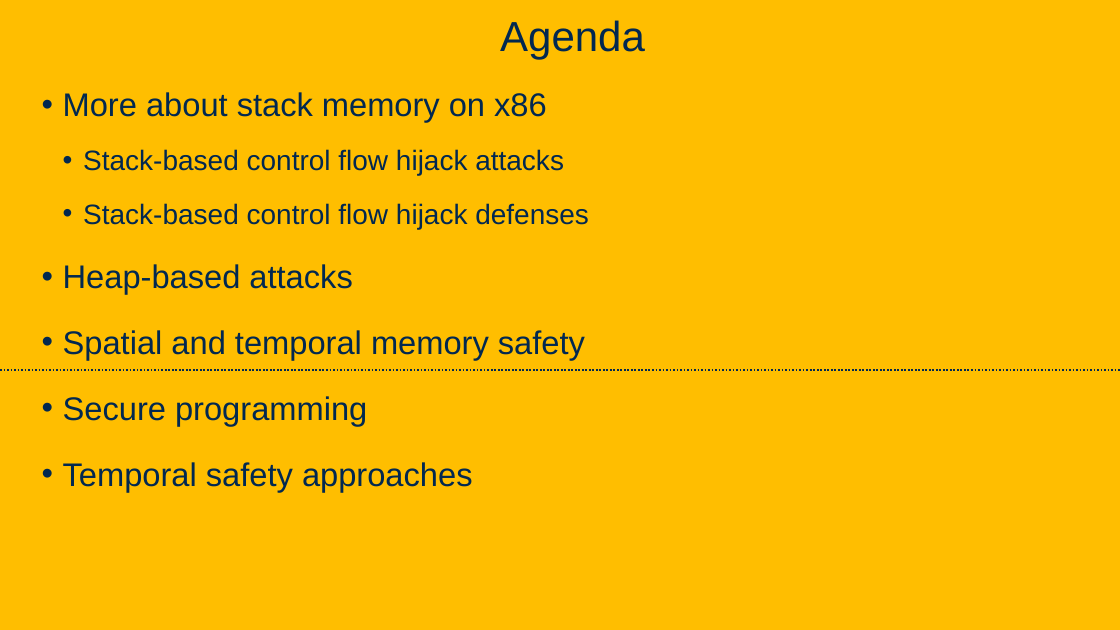
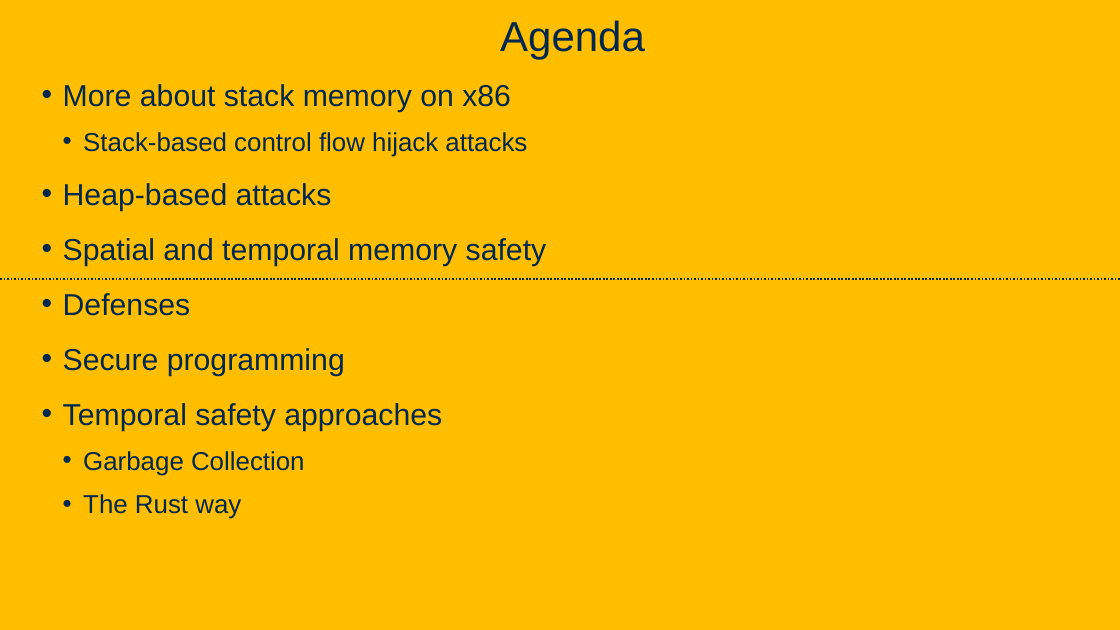
Before and after one commit to davsec-teaching/ecs160-f25, a slide deck: slide 23 of slides/9_software_security.pptx (slide 27 before the commit). Drawn at 1120x630 pixels with LibreOffice and Linux fonts; fonts in the diff are those of the drawing; background and template pictures are left out. Boxes give left, top, right and bottom in pixels: in the first picture for what was removed or moved away, otherwise in the second. Text is boxed around its words. In the diff, an @@ line names an element or a change of style, - is before the commit and + after.

```diff
--- a/slides/9_software_security.pptx
+++ b/slides/9_software_security.pptx
@@ text at <box>63,84,547,431</box>: size 28 to 25.9 pt in "More about stack memory on x86", "Heap-based attacks", "Spatial and temporal memory safety", "Secure programming" and 1 more places; size 24 to 22.2 pt in "Stack-based control flow hijack attacks"; line spacing 1.2 to 1 @@
@@ text at <box>83,203,589,229</box>: paragraph removed @@
-  • Stack-based control flow hijack defenses
@@ line moved from (0, 370) - (1120, 370) to (0, 279) - (1120, 279) @@
@@ text at <box>63,293,191,316</box>: paragraph added @@
+• Defenses
@@ text at <box>83,451,305,519</box>: paragraphs added @@
+  • Garbage Collection
+  • The Rust way
```
Also in this commit, not shown: 7 other slides changed, 4 slides added, 1 slide removed.
